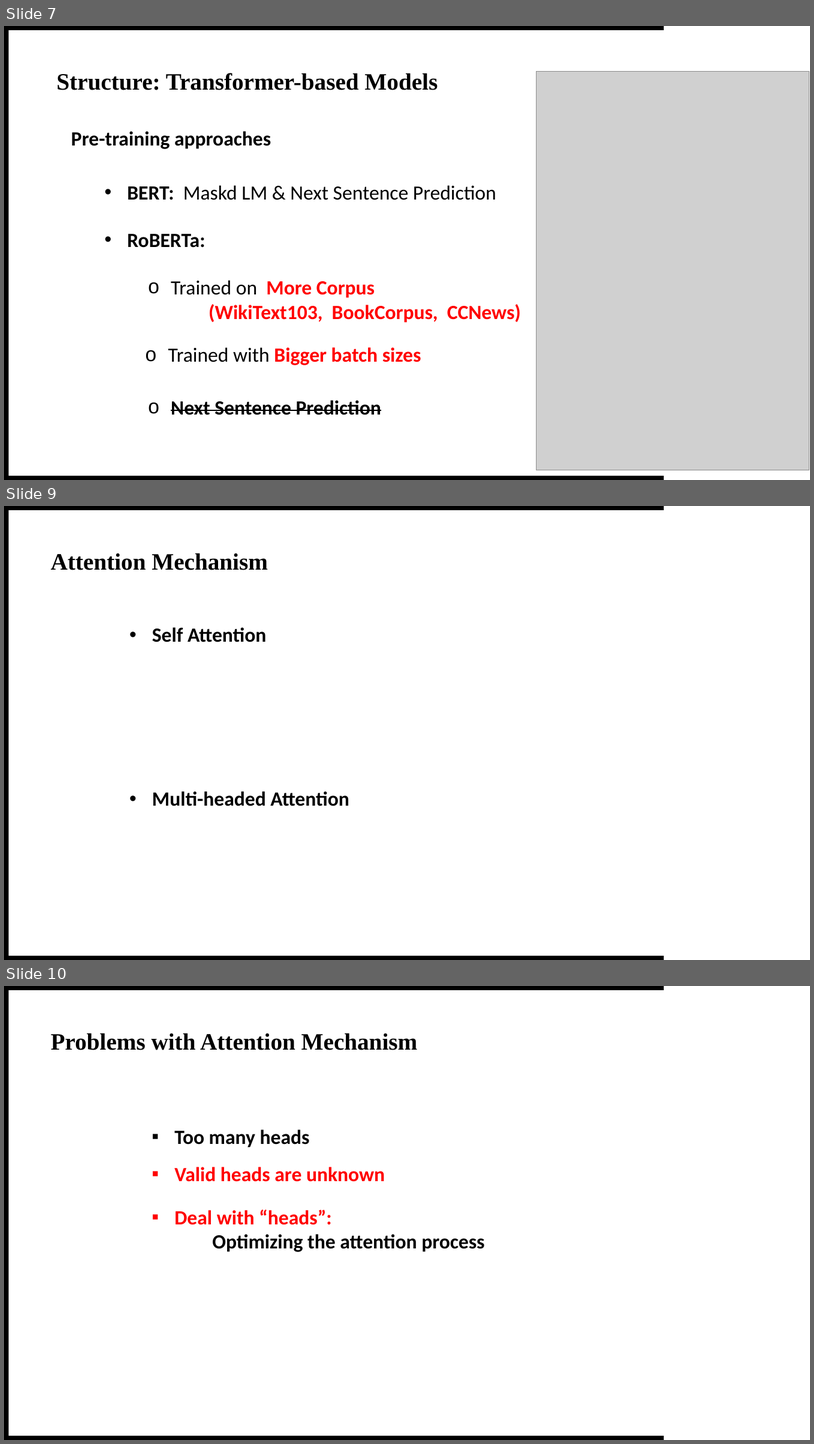
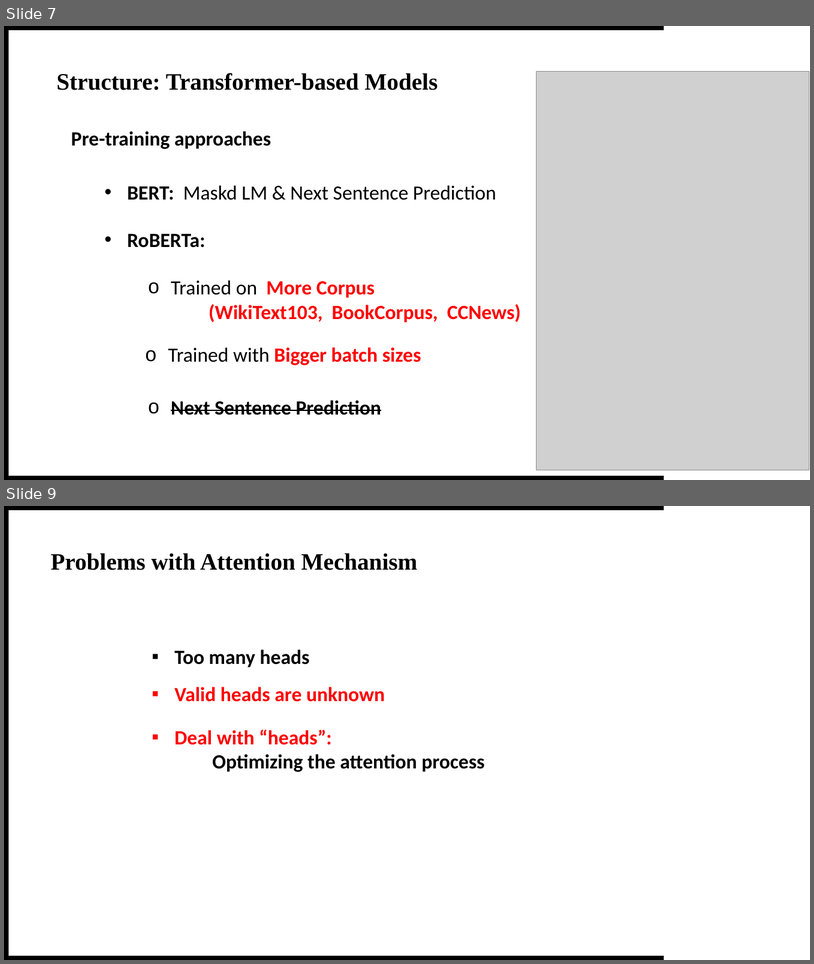
Before and after one commit to theQuert/inlpfun, a slide deck: Lab/REP.pptx. Shown one above the other, each under a label of ours: slides 7, 9 and 10 before the commit, slides 7 and 9 after it; the slides between them are not shown. The pictures are 814x1444 and 814x964 pixels, drawn with LibreOffice and Linux fonts; fonts in the diff are those of the drawing; grey boxes stand for pictures. Boxes give left, top, right and bottom in pixels: in the first picture for what was removed or moved away, otherwise in the second. Text is boxed around its words. In the diff, an @@ line names an element or a change of style, - is before the commit and + after.

```diff
--- a/Lab/REP.pptx
+++ b/Lab/REP.pptx
@@ slide 9 removed at (x1=4, y1=506, x2=810, y2=960), background #FFFFFF; not listed: 3 template elements that a slide beside it also shows @@
@@ text removed at (x1=51, y1=553, x2=268, y2=570) @@
-Attention Mechanism
@@ text removed at (x1=152, y1=627, x2=266, y2=642) @@
-• Self Attention
@@ text removed at (x1=152, y1=791, x2=349, y2=806) @@
-• Multi-headed Attention
@@ what was slide 10 is now slide 9 @@
```
Also in this commit, not shown: 1 slide changed, 1 slide added, 1 other slide removed, 1 other file.
